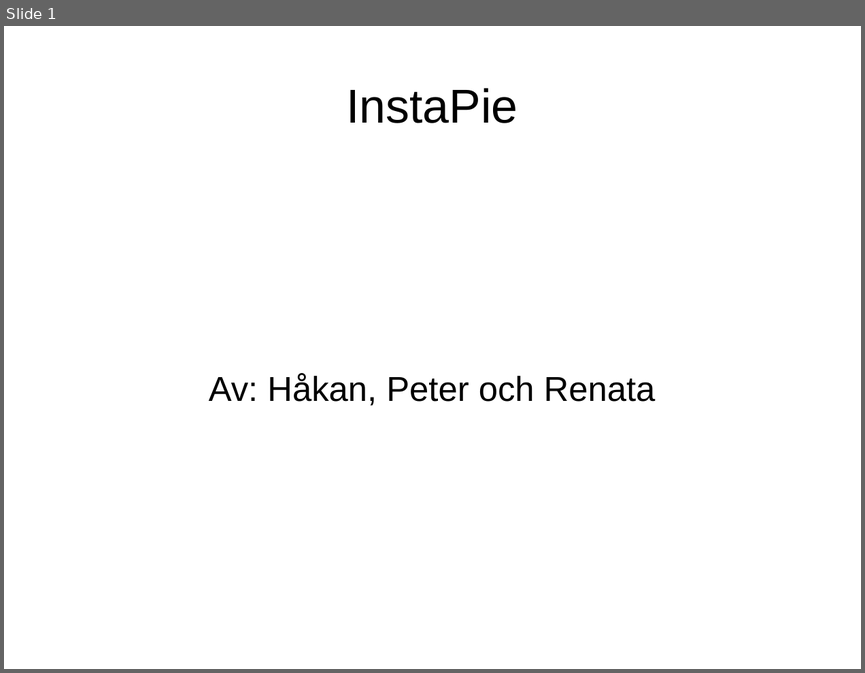
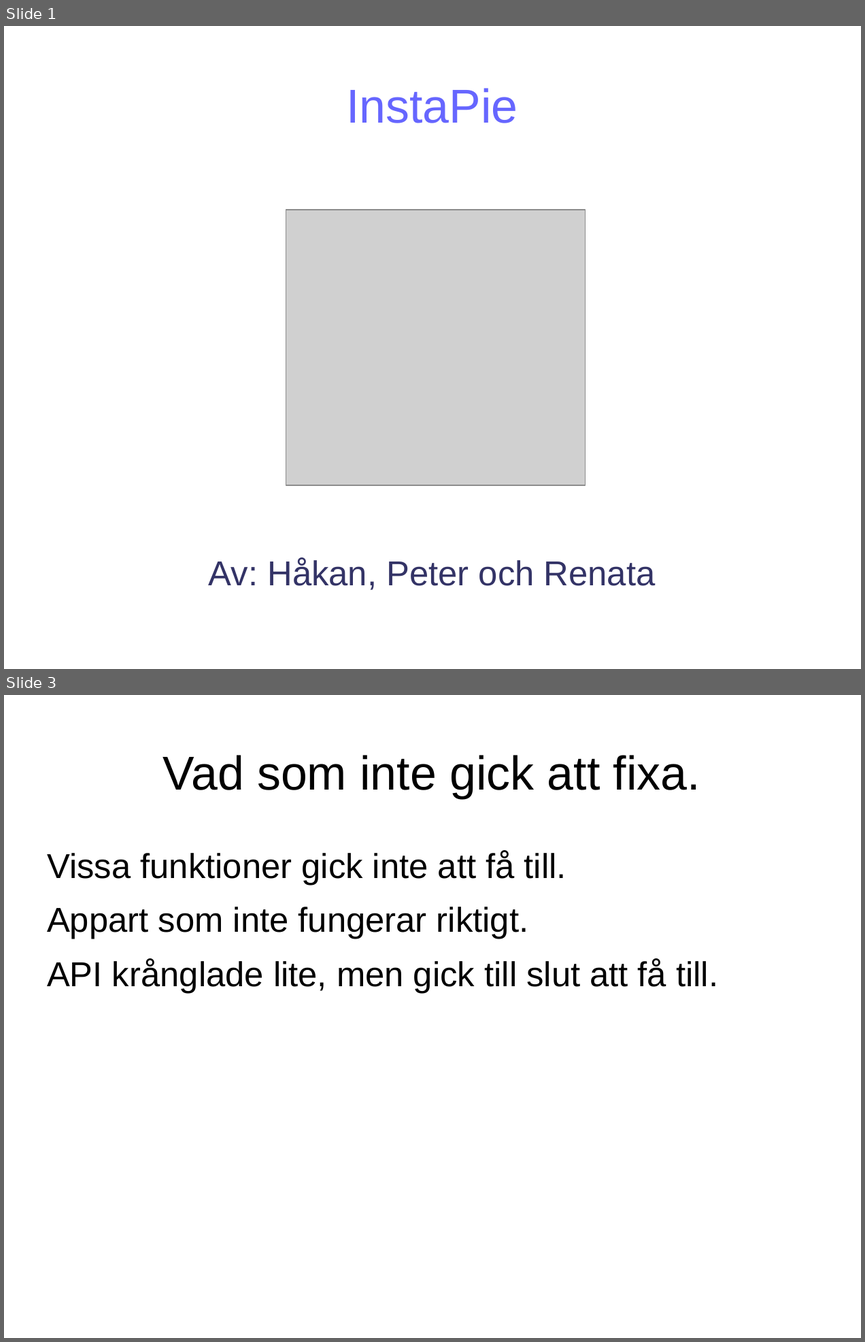
Before and after one commit to HakanHallberg/InstaPie, a slide deck: InstaPie.ppt. Shown one above the other, each under a label of ours: slide 1 before the commit, slides 1 and 3 after it; the slides between them are not shown. The pictures are 865x673 and 865x1342 pixels, drawn with LibreOffice and Linux fonts; fonts in the diff are those of the drawing; grey boxes stand for pictures; background and template pictures are left out. Boxes give left, top, right and bottom in pixels: in the first picture for what was removed or moved away, otherwise in the second. Text is boxed around its words. In the diff, an @@ line names an element or a change of style, - is before the commit and + after.

```diff
--- a/InstaPie.ppt
+++ b/InstaPie.ppt
@@ slide 3 added at bbox=[4, 695, 861, 1338], background picture (left out) @@
@@ title added at bbox=[163, 755, 700, 798], 44 pt, text #000000 @@
+Vad som inte gick att fixa.
@@ text added at bbox=[47, 851, 718, 993], 32 pt, text #000000 @@
+Vissa funktioner gick inte att få till.
+Appart som inte fungerar riktigt.
+API krånglade lite, men gick till slut att få till.
@@ slide 1 changed as well @@
@@ title "InstaPie" at bbox=[346, 88, 517, 123]: text colour #000000 to #6666FF @@
@@ picture added at bbox=[286, 210, 585, 485] @@
@@ subtitle "Av: Håkan, Peter och Renata": place and size @@
-subtitle "Av: Håkan, Peter och Renata" at bbox=[209, 373, 655, 405]
+subtitle "Av: Håkan, Peter och Renata" at bbox=[209, 558, 655, 590]
@@ subtitle "Av: Håkan, Peter och Renata" at bbox=[209, 558, 655, 590]: text colour #000000 to #333366 @@
```
Also in this commit, not shown: 3 other slides added.
